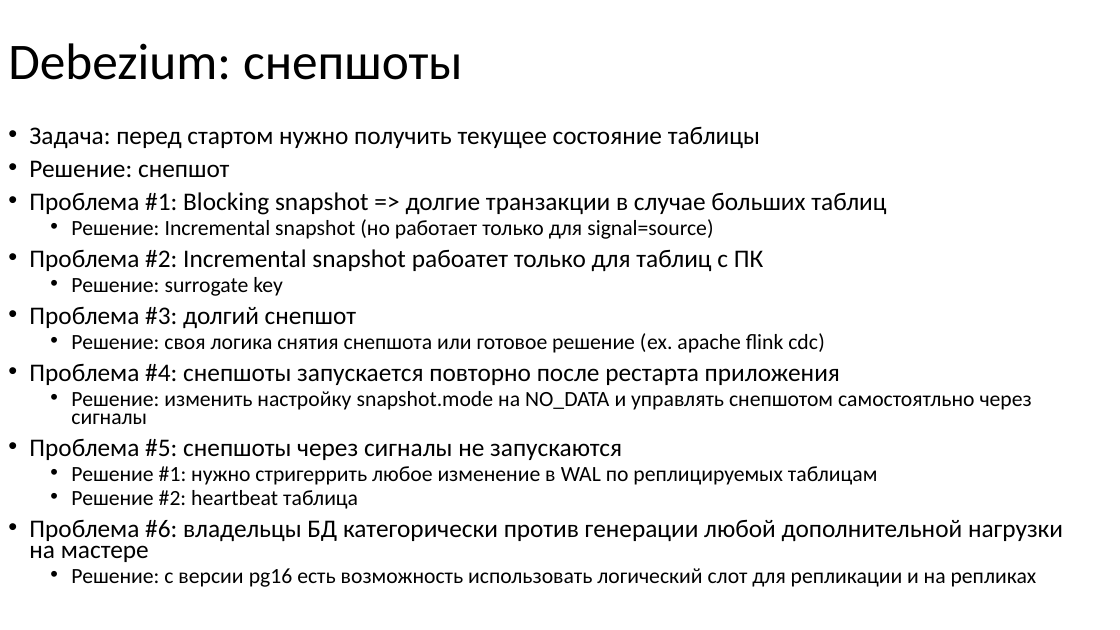
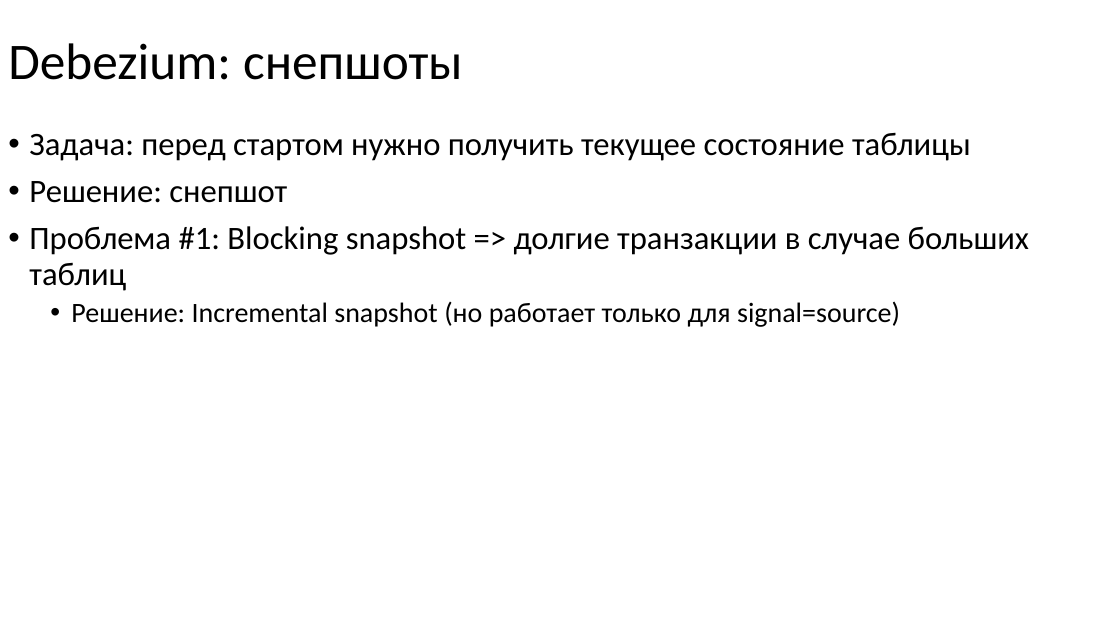
Before and after one commit to nryanov/presentations, a slide deck: slide 20 of smartdata/cdc-via-debezium/debezium-smartdata2025.pptx. Drawn at 1120x630 pixels with LibreOffice and Linux fonts; fonts in the diff are those of the drawing. Boxes give left, top, right and bottom in pixels: in the first picture for what was removed or moved away, otherwise in the second. Text is boxed around its words. In the diff, an @@ line names an element or a change of style, - is before the commit and + after.

Commit message:
doc: update debezium presentation

```diff
--- a/smartdata/cdc-via-debezium/debezium-smartdata2025.pptx
+++ b/smartdata/cdc-via-debezium/debezium-smartdata2025.pptx
@@ text "Задача: перед стартом нужно получить ..." at [29,132,1029,327]: size 21.7 to 28 pt in "Задача: перед стартом нужно получить текущее состояние ...", "Решение: снепшот", "Проблема #1: Blocking snapshot => долгие транзакции ..."; size 18.6 to 24 pt in "Решение: Incremental snapshot (но работает только для ..."; line spacing 0.7 to 0.9 @@
@@ text at [29,249,1063,587]: paragraphs removed @@
-• Проблема #2: Incremental snapshot рабоатет только для таблиц с ПК
-  • Решение: surrogate key
-• Проблема #3: долгий снепшот
-  • Решение: своя логика снятия снепшота или готовое решение (ex. apache flink cdc)
-• Проблема #4: снепшоты запускается повторно после рестарта приложения
-  • Решение: изменить настройку snapshot.mode на NO_DATA и управлять снепшотом самостоятльно через сигналы
-• Проблема #5: снепшоты через сигналы не запускаются
-  • Решение #1: нужно стригеррить любое изменение в WAL по реплицируемых таблицам
-  • Решение #2: heartbeat таблица
-• Проблема #6: владельцы БД категорически против генерации любой дополнительной нагрузки на мастере
-  • Решение: с версии pg16 есть возможность использовать логический слот для репликации и на репликах
```
Also in this commit, not shown: 5 slides added.
